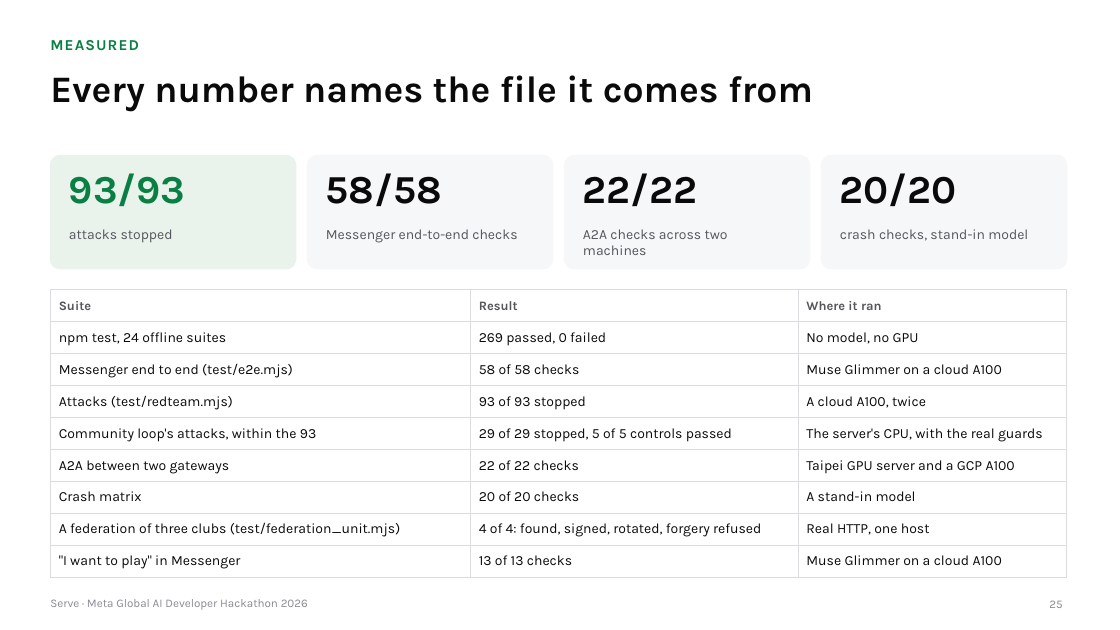
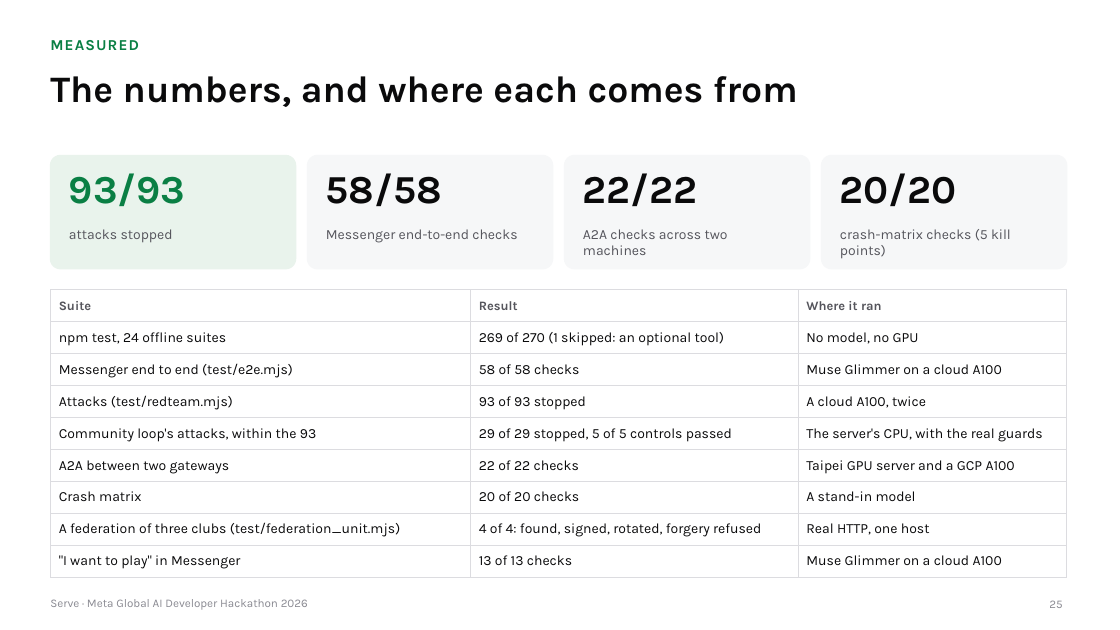
Before and after one commit to gino6178/serve-meta-hackathon, a slide deck: slide 25 of video/deck/Serve_Meta_deck.pptx. Drawn at 1120x630 pixels with LibreOffice and Linux fonts; fonts in the diff are those of the drawing. Boxes give left, top, right and bottom in pixels: in the first picture for what was removed or moved away, otherwise in the second. Text is boxed around its words. In the diff, an @@ line names an element or a change of style, - is before the commit and + after.

```diff
--- a/video/deck/Serve_Meta_deck.pptx
+++ b/video/deck/Serve_Meta_deck.pptx
@@ title at <box>50,76,798,107</box>: text changed @@
-Every number names the file it comes from
+The numbers, and where each comes from
@@ text at <box>840,229,1011,259</box>: text changed @@
-crash checks, stand-in model
+crash-matrix checks (5 kill points)
@@ table at <box>50,290,1067,573</box> @@
-row 2, column 2: 269 passed, 0 failed
+row 2, column 2: 269 of 270 (1 skipped: an optional tool)
```
Also in this commit, not shown: 10 other slides changed, 4 other files.
